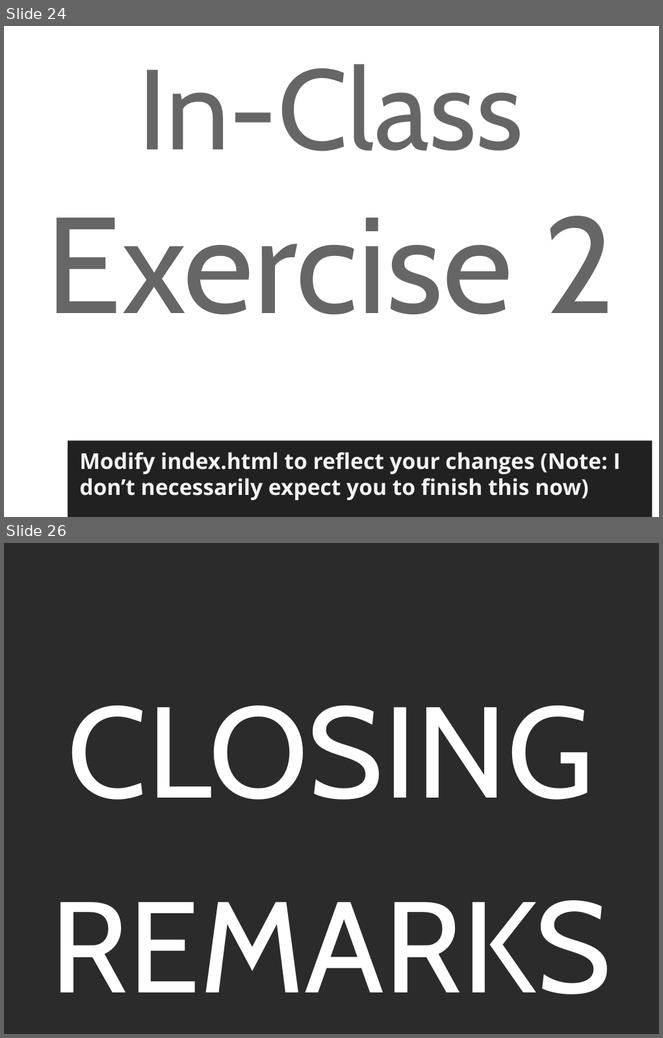
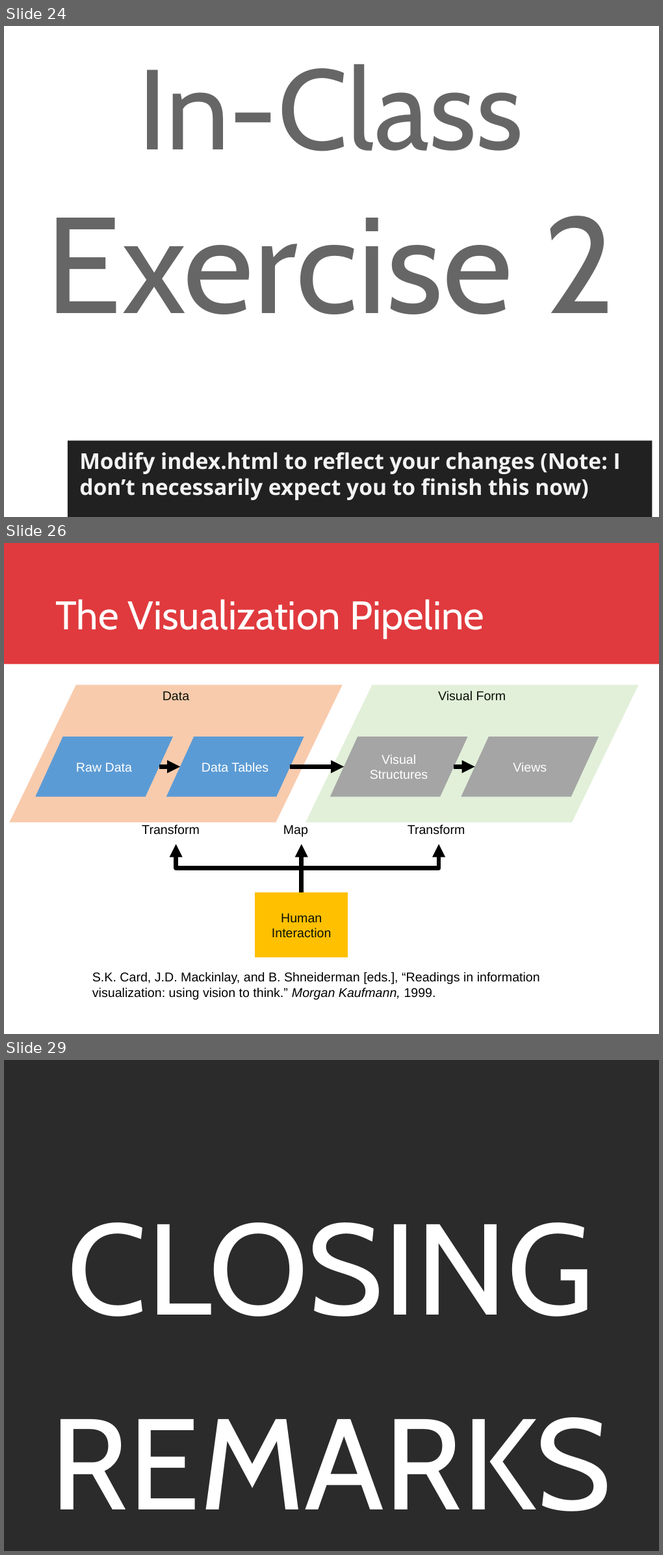
Before and after one commit to DreaJulca/streamvis-lecture, a slide deck: Visual Data Science.pptx. Shown one above the other, each under a label of ours: slides 24 and 26 before the commit, slides 24, 26 and 29 after it; the slides between them are not shown. The pictures are 663x1038 and 663x1555 pixels, drawn with LibreOffice and Linux fonts; fonts in the diff are those of the drawing; background and template pictures are left out; a plain dark background stands for a picture behind light text. Boxes give left, top, right and bottom in pixels: in the first picture for what was removed or moved away, otherwise in the second. Text is boxed around its words. In the diff, an @@ line names an element or a change of style, - is before the commit and + after.

```diff
--- a/Visual Data Science.pptx
+++ b/Visual Data Science.pptx
@@ slide 26 added at (4, 543, 659, 1034), background #FFFFFF @@
@@ rectangle added at (4, 543, 659, 664), fill #E03A3E @@
@@ title added at (55, 600, 484, 639), 44 pt, text #FFFFFF @@
+The Visualization Pipeline
@@ flow chart input output added at (9, 685, 342, 823), fill #F8CBAD, 14 pt, text #0B1107 @@
+Data
@@ flow chart input output added at (306, 685, 638, 823), fill #E2F0D9, 14 pt, text #0B1107 @@
+Visual Form
@@ flow chart input output added at (35, 737, 173, 797), fill #5B9BD5, 14 pt, text #FFFFFF @@
+Raw Data
@@ flow chart input output added at (166, 737, 304, 797), fill #5B9BD5, 14 pt, text #FFFFFF @@
+Data Tables
@@ flow chart input output added at (330, 737, 468, 797), fill #A5A5A5, 14 pt, text #FFFFFF @@
+Visual Structures
@@ flow chart input output added at (462, 737, 599, 797), fill #A5A5A5, 14 pt, text #FFFFFF @@
+Views
@@ arrow added from (159, 767) to (180, 767), #000000 4.75 pt @@
@@ arrow added from (290, 767) to (344, 767), #000000 4.75 pt @@
@@ arrow added from (454, 767) to (475, 767), #000000 4.75 pt @@
@@ text added at (142, 825, 200, 835), 14 pt, text #000000 @@
+Transform
@@ text added at (284, 825, 308, 837), 14 pt, text #000000 @@
+Map
@@ text added at (408, 825, 466, 835), 14 pt, text #000000 @@
+Transform
@@ elbow arrow added from (302, 892) to (176, 845), #000000 4.75 pt @@
@@ elbow arrow added from (302, 892) to (439, 845), #000000 4.75 pt @@
@@ arrow added from (302, 892) to (302, 845), #000000 4.75 pt @@
@@ rectangle added at (255, 892, 348, 958), fill #FFC000, 14 pt, text #0B1107 @@
+Human Interaction
@@ text added at (92, 972, 540, 1000), 14 pt, text #000000 @@
+S.K. Card, J.D. Mackinlay, and B. Shneiderman [eds.], “Readings in information visualization: using vision to think.” Morgan Kaufmann, 1999.
@@ what was slide 26 is now slide 29 @@
```
Also in this commit, not shown: 8 slides changed, 2 other slides added.
